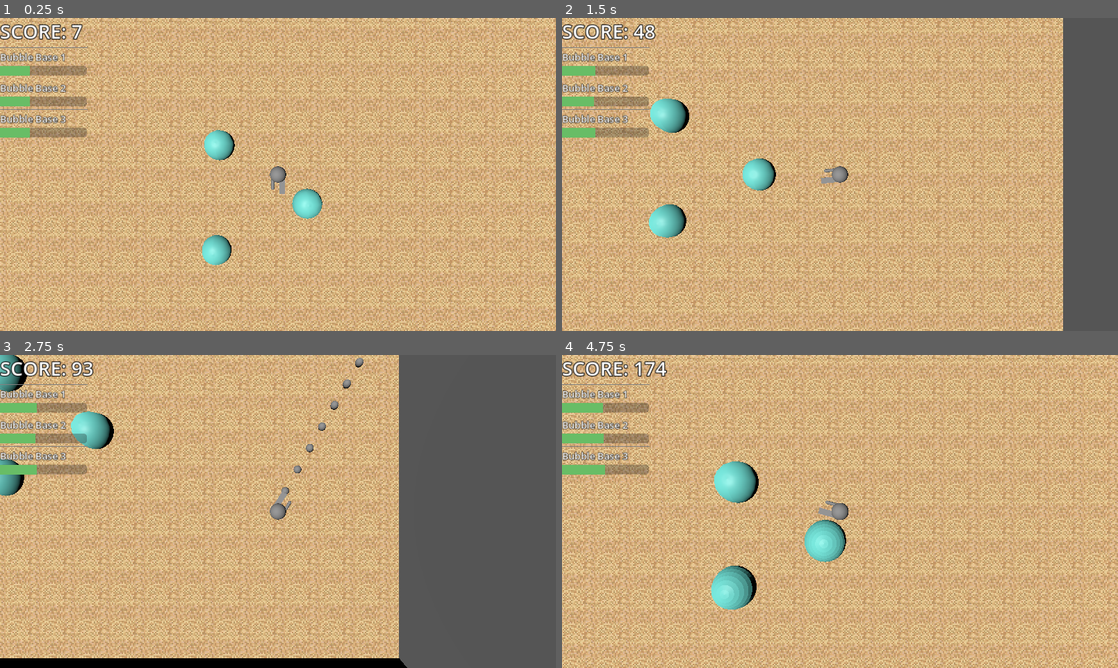
Above: before the commit, frames 1-4 (two rows, left to right).
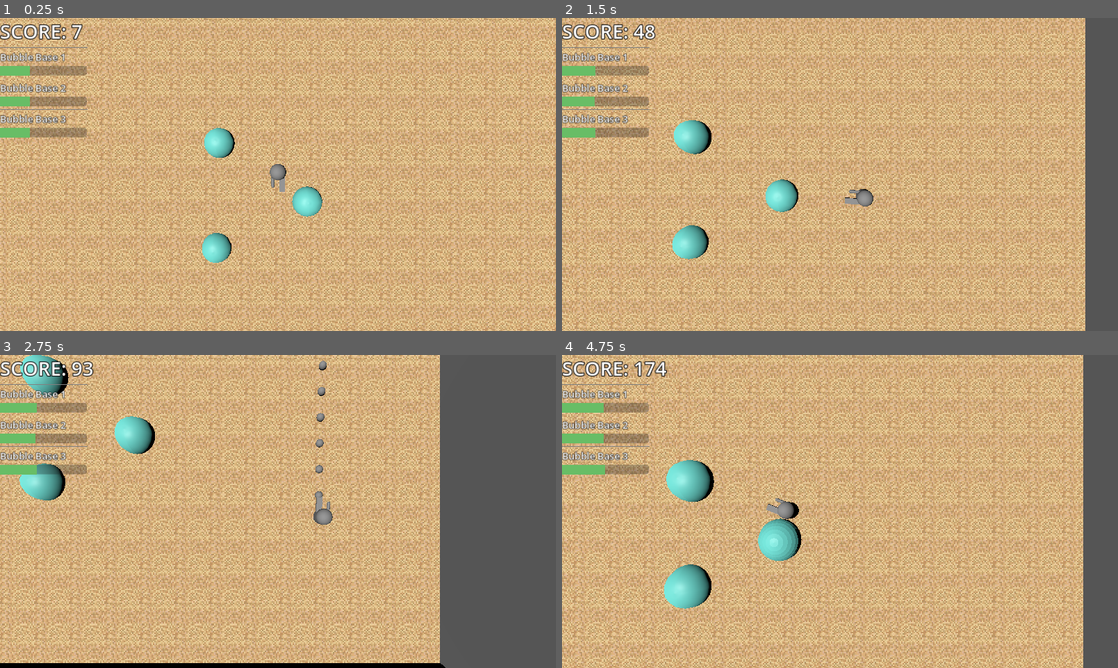
Above: after the commit, the same moments.

Repository: BlackBarman/GGJ_2025
Game: Godot game, scene res://Levels/level.tscn
Same seed, same stepped clock (60 frames per second), same inputs: the game is played once before the commit and once after it.
Inputs (mouse positions are in pixels of both pictures, inside the frame that each line leads up to):
- Up to frame 1 (0.25 s): no input
- Up to frame 2 (1.5 s): tap Enter (ui_accept) at 0.5, 0.77 s; move the mouse to (962, 158) at 0.52 s; press the mouse at (962, 158) at 0.53 s; hold Right (ui_right) 0.53-1.28 s; move the mouse to (728, 190) at 1.27 s; release the mouse at (728, 190) at 1.28 s; hold Down (ui_down) from 1.28 s (still down); click (728, 190) at 1.35 s
- Up to frame 3 (2.75 s): tap Enter (ui_accept) at 1.52 s; move the mouse to (333, 442) at 2.02 s; release Down (ui_down) at 2.03 s; press the mouse at (333, 442) at 2.03 s; hold Right (ui_right) from 2.03 s (still down)
- Up to frame 4 (4.75 s): move the mouse to (812, 574) at 2.77 s; release Right (ui_right) at 2.78 s; release the mouse at (812, 574) at 2.78 s; hold Up (ui_up) 2.78-3.53 s; click (812, 574) at 2.85 s; tap Enter (ui_accept) at 3.02, 3.77, 4.52 s; move the mouse to (1006, 558) at 3.52 s; press the mouse at (1006, 558) at 3.53 s; hold Left (ui_left) from 3.53 s (still down); move the mouse to (673, 464) at 4.27 s; release the mouse at (673, 464) at 4.28 s; click (673, 464) at 4.35 s

The runs differ from the first frame. In frame 1, 55% of the frame differs, in the area x 0-100%, y 0-100%; in frame 2, 53%; in frame 3, 46%; in frame 4, 58%.

Commit message:
proper implementation of the camera movement

Diff:
--- a/ggj_2025/Levels/camera_3d.gd
+++ b/ggj_2025/Levels/camera_3d.gd
@@ -2,7 +2,7 @@
 
 
 @export var character : CharacterBody3D
-@export var speed : float = 15.0
+@export var speed : float = 3.0
 @export var main_level : Level
 
 # Called when the node enters the scene tree for the first time.
@@ -13,11 +13,7 @@
 # Called every frame. 'delta' is the elapsed time since the previous frame.
 func _process(delta: float) -> void:
 	if main_level.game_over == false:
-		var hor_position = Vector2(global_position.x,global_position.z)
-		var hor_target = Vector2(character.global_position.x, character.global_position.z)
-		print("target: ", hor_target)
-		#hor_position.lerp(hor_target, speed)
-		hor_position = hor_target
-		print("current position: ", hor_position)
-		global_position.x = hor_position.x
-		global_position.z = hor_position.y
+
+		var new_position = global_position.lerp(character.global_position, speed*delta)
+		global_position.x = new_position.x
+		global_position.z = new_position.z
